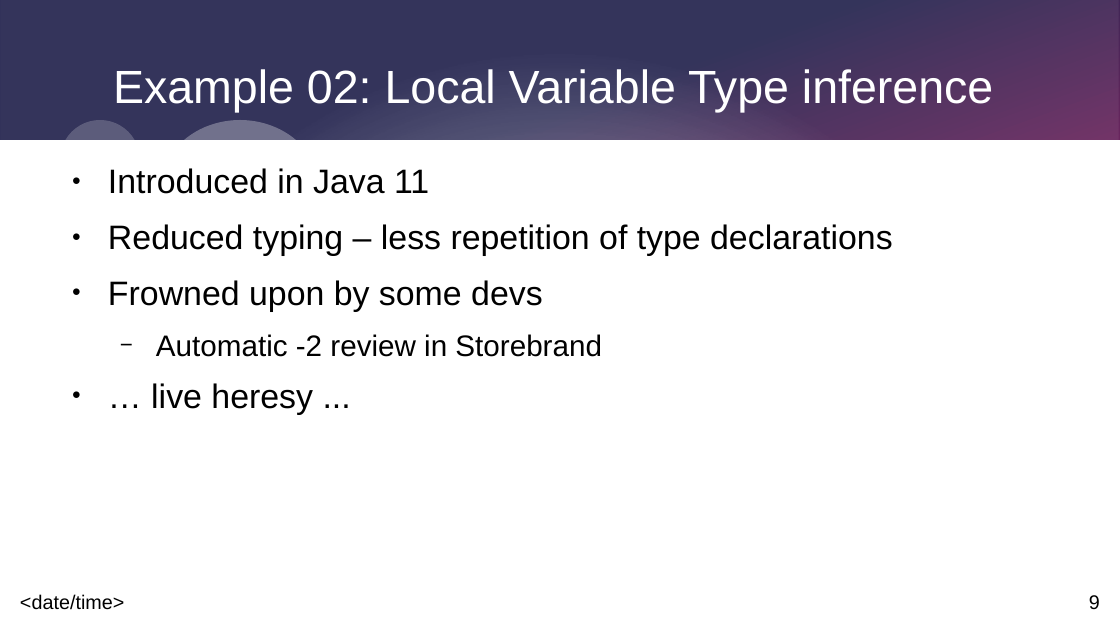
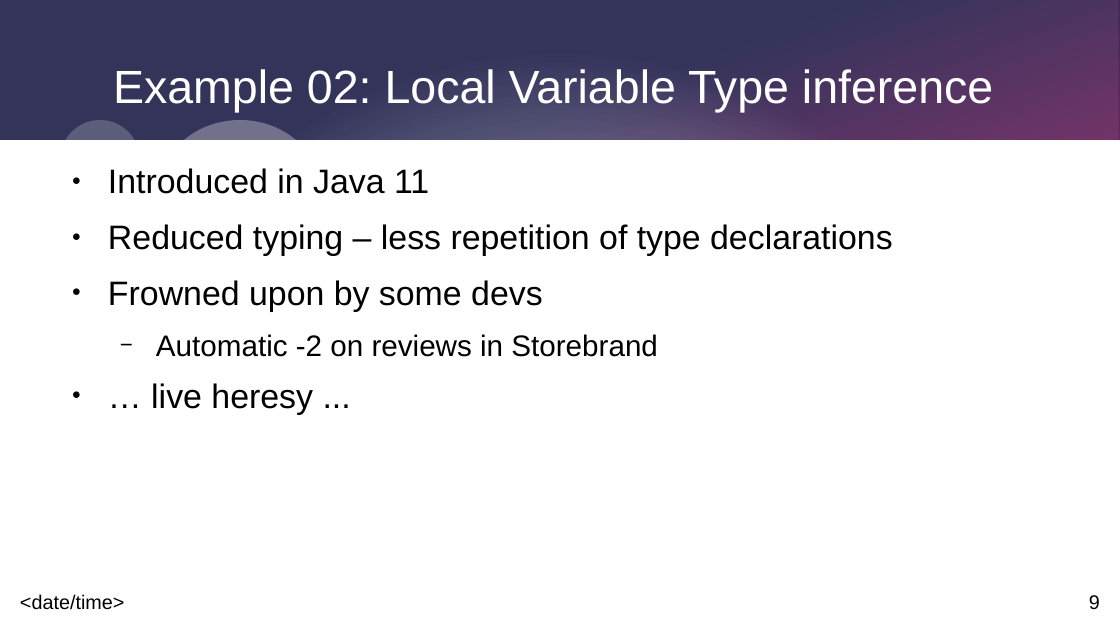
Before and after one commit to johnnyegel/Talk_JavaLatestAndGreatest, a slide deck: slide 9 of Presentation/JavaLatestAndGreatest.odp. Drawn at 1120x630 pixels with LibreOffice and Linux fonts; fonts in the diff are those of the drawing. Boxes give left, top, right and bottom in pixels: in the first picture for what was removed or moved away, otherwise in the second. Text is boxed around its words. In the diff, an @@ line names an element or a change of style, - is before the commit and + after.

Commit message:
Minor fixes in presentation

```diff
--- a/Presentation/JavaLatestAndGreatest.odp
+++ b/Presentation/JavaLatestAndGreatest.odp
@@ text at [156, 334, 658, 357]: text changed @@
-  − Automatic -2 review in Storebrand
+  − Automatic -2 on reviews in Storebrand
```
Also in this commit, not shown: 1 other file.
